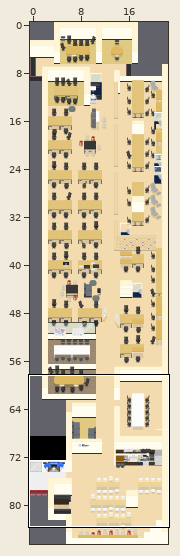
Tiled map (JSON): maps/Office.json. Above: a wide view before the commit, with the close-up outlined.
Close-up. Before:
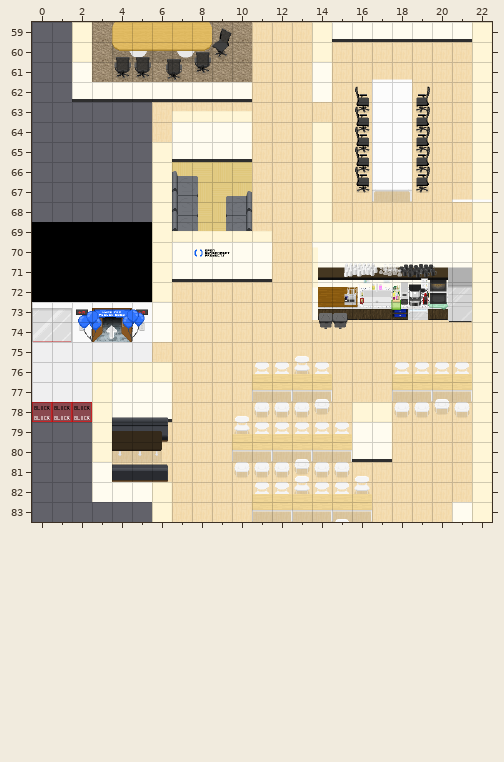
Cells are 32x32 px. Shown: x 0..22, y 59..83. The commit also changed other parts of the map, which this record leaves out. Tiles whose own drawing changed are shown in their newer look in all pictures.
After:
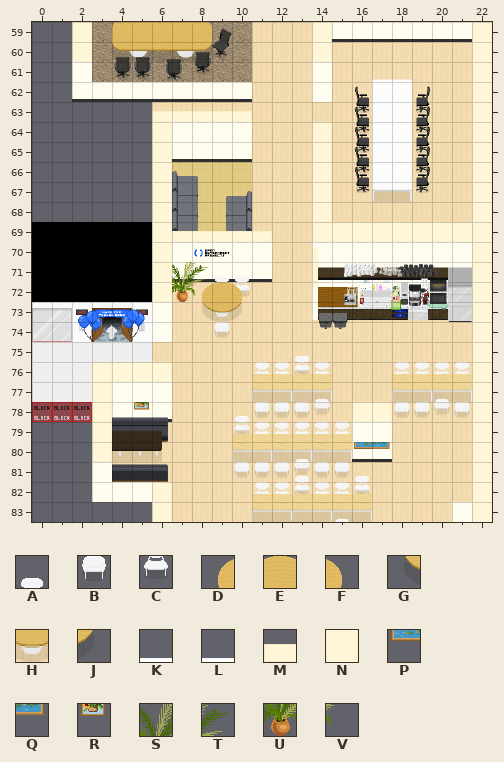
Key: from "OGP_Chairs & Tables": A 131, B 155, C 156, D 189, E 190, F 191, G 214, H 215, J 216, K 310, L 311; from "OGP_Walls & Floor": M 80, N 103; from "WA_Decoration": P 18, Q 19, R 20, S 73, T 74, U 85, V 86.
_ is an empty cell, . an unchanged one.
See-through tiles are keyed as they look on the map.
Diff:
--- layer "belowFurniture"
@@ x 7..10 @@
-71 ____
-72 ____
+71 STAA
+72 UVCC
@@ x 9..9 @@
-74 _
+74 B
--- layer "furniture"
@@ x 8..10 @@
-72 ___
-73 ___
+72 DEF
+73 GHJ
--- layer "aboveFurniture"
@@ x 5..5 @@
-78 _
+78 R
@@ x 16..17 @@
-80 __
+80 PQ
--- layer "Wallpaper Above player"
@@ x 6..6 @@
-63 _
-64 _
+63 M
+64 N
--- layer "abovePlayer1"
@@ x 21..22 @@
-67 KL
+67 __
Pixel boxes of the changes (left, top, right, bottom) in both close-ups:
added: (152, 111, 172, 142)
removed: (452, 199, 492, 202)
added: (172, 262, 250, 338)
added: (134, 402, 149, 410)
added: (354, 442, 390, 449)
